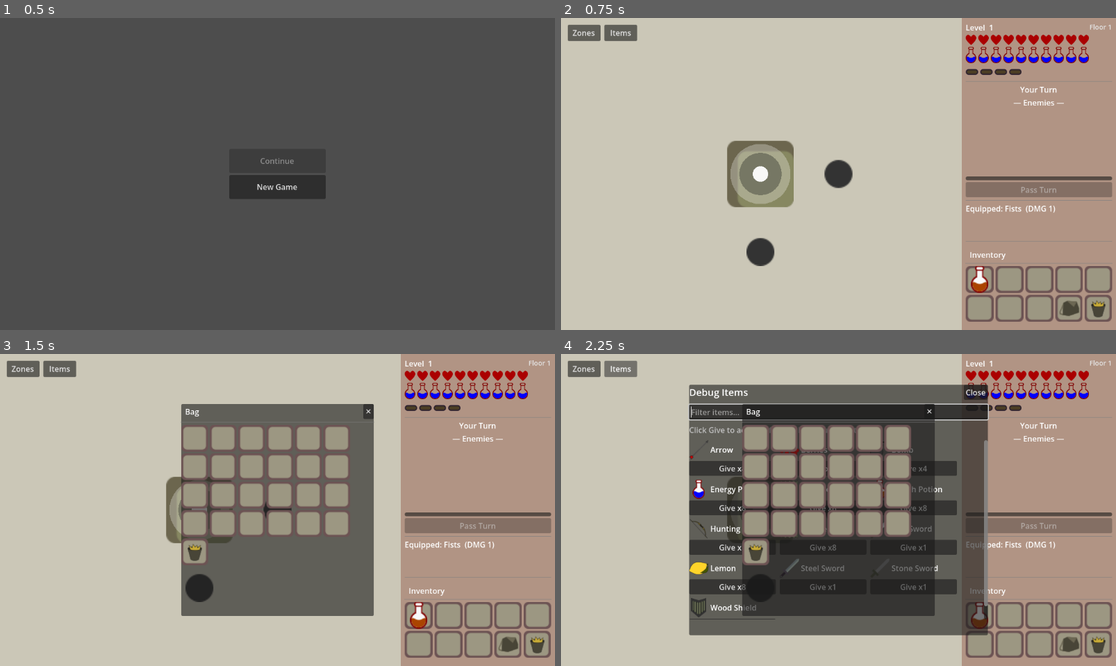
Above: before the commit, frames 1-4 (two rows, left to right).
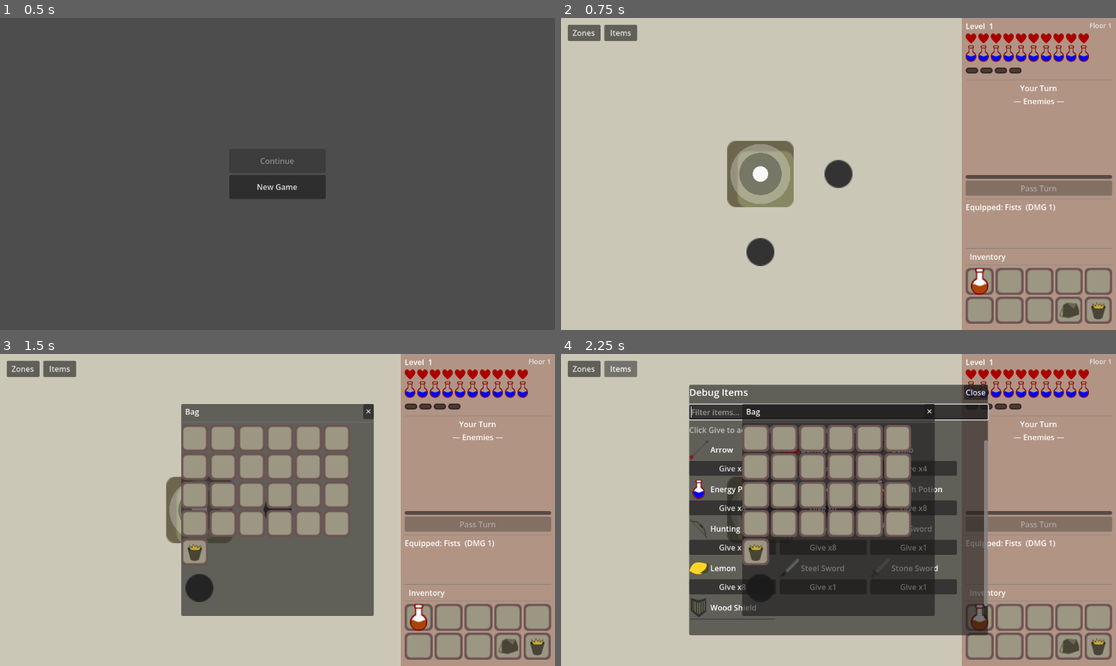
Above: after the commit, the same moments.

Repository: jiexdrop/run-reset
Game: Godot game, scene res://scenes/init.tscn
Same seed, same stepped clock (60 frames per second), same inputs: the game is played once before the commit and once after it.
Inputs (mouse positions are in pixels of both pictures, inside the frame that each line leads up to; where the layout moved, square brackets give the same spot in the first picture):
- Up to frame 1 (0.5 s): no input
- Up to frame 2 (0.75 s): click "New Game" at 0.5 s
- Up to frame 3 (1.5 s): click (510, 647) [510, 644] at 1.25 s
- Up to frame 4 (2.25 s): click "Items" at 2 s

Frame 1 is identical in both runs. In frame 2, 3.6% of the frame differs, in the area x 72-100%, y 1-98%; in frame 3, 3.6%; in frame 4, 3.3%.

Commit message:
history log

Diff:
--- a/scenes/combat_ui.gd
+++ b/scenes/combat_ui.gd
@@ -50,7 +50,7 @@
 @onready var mob_row:          HBoxContainer   = $MarginContainer/ContentArea/VBox/CombatSection/MobCarousel/MobScroll/MobRow
 @onready var attack_bar:       HFlowContainer  = $MarginContainer/ContentArea/VBox/AttackBar
 @onready var combat_section:   Control         = $MarginContainer/ContentArea/VBox/CombatSection
-@onready var log_label:        Label           = $MarginContainer/ContentArea/VBox/LogLabel
+@onready var log_label:        RichTextLabel   = $MarginContainer/ContentArea/VBox/LogLabel
 @onready var inv_ui:           Control         = $MarginContainer/ContentArea/InventoryUI
 @onready var effect_badge:     Control         = $MarginContainer/ContentArea/VBox/StatsSection/LevelRow/EffectBadge
 @onready var effect_icon:      TextureRect     = $MarginContainer/ContentArea/VBox/StatsSection/LevelRow/EffectBadge/Icon
@@ -64,9 +64,6 @@
 
 var _scroll_index: int = 0
 const CARD_WIDTH = 130
-
-const LOG_PREVIEW_CHARS = 110
-const LOG_TOOLTIP_LINE_WIDTH = 45
 
 var _bag_ui: Control = null
 const ICONS_PER_ROW = 12
@@ -1121,52 +1118,18 @@
 func _log(msg: String, tooltip_msg: String = "") -> void:
 	if log_label == null:
 		return
-	# Compact display + full text on hover so long messages can't push the
-	# layout into the inventory area.
-	var full := tooltip_msg if tooltip_msg != "" else msg
-	var preview := msg
-	if preview.length() > LOG_PREVIEW_CHARS:
-		preview = preview.substr(0, LOG_PREVIEW_CHARS).strip_edges(false, true) + "…"
-	log_label.text = preview
-	# Only keep a tooltip when there's more to show; empty tooltip disables hover popup.
-	# Default tooltips never wrap, so pre-break lines to avoid a huge horizontal popup.
-	if full.length() > preview.length():
-		log_label.tooltip_text = _wrap_tooltip(full)
-	else:
-		log_label.tooltip_text = ""
-
-
-## Default engine tooltips don't autowrap — a long single line runs
-## off-screen horizontally. Pre-insert newlines at word boundaries.
-func _wrap_tooltip(text: String, line_width: int = LOG_TOOLTIP_LINE_WIDTH) -> String:
-	var words := text.split(" ", false)
-	var lines: Array[String] = []
-	var current := ""
-	for w in words:
-		var candidate := w if current == "" else current + " " + w
-		if candidate.length() > line_width and current != "":
-			lines.append(current)
-			current = w
-		else:
-			current = candidate
-	if current != "":
-		lines.append(current)
-	return "\n".join(lines)
-
-
-## Locks the combat log to a fixed 2-line height: wraps short messages,
-## ellipsizes anything longer, and reserves space so growing text never
-## overlaps the inventory below. Full text stays available via tooltip.
+	if msg == "":
+		return
+	log_label.append_text(msg + "\n")
+	if log_label.get_paragraph_count() > 100:
+		log_label.remove_paragraph(0)
+
+
+## Locks the combat log to its scrollable history box: clears any editor
+## text and keeps the view pinned to the newest line.
 func _setup_log_label() -> void:
-	if log_label == null:
-		return
-	log_label.autowrap_mode = TextServer.AUTOWRAP_WORD_SMART
-	log_label.max_lines_visible = 2
-	log_label.clip_text = true
-	log_label.text_overrun_behavior = TextServer.OVERRUN_TRIM_WORD_ELLIPSIS
-	log_label.mouse_filter = Control.MOUSE_FILTER_STOP
-	# Reserve 2 full lines so the VBox doesn't resize/reflow when messages change.
-	log_label.custom_minimum_size = Vector2(0, 46)
+	log_label.clear()
+	log_label.scroll_following = true
 
 
 func _clear_children(node: Node) -> void:
--- a/scenes/combat_ui.tscn
+++ b/scenes/combat_ui.tscn
@@ -132,10 +132,17 @@
 layout_mode = 2
 size_flags_vertical = 0
 
-[node name="LogLabel" type="Label" parent="MarginContainer/ContentArea/VBox" unique_id=200000014]
+[node name="LogLabel" type="RichTextLabel" parent="MarginContainer/ContentArea/VBox" unique_id=200000014]
 layout_mode = 2
+custom_minimum_size = Vector2(0, 64)
+size_flags_horizontal = 3
 size_flags_vertical = 0
+bbcode_enabled = false
+scroll_active = true
+scroll_following = true
+fit_content = false
 autowrap_mode = 3
+mouse_filter = 0
 
 [node name="Separator3" type="HSeparator" parent="MarginContainer/ContentArea/VBox" unique_id=200000015]
 layout_mode = 2
